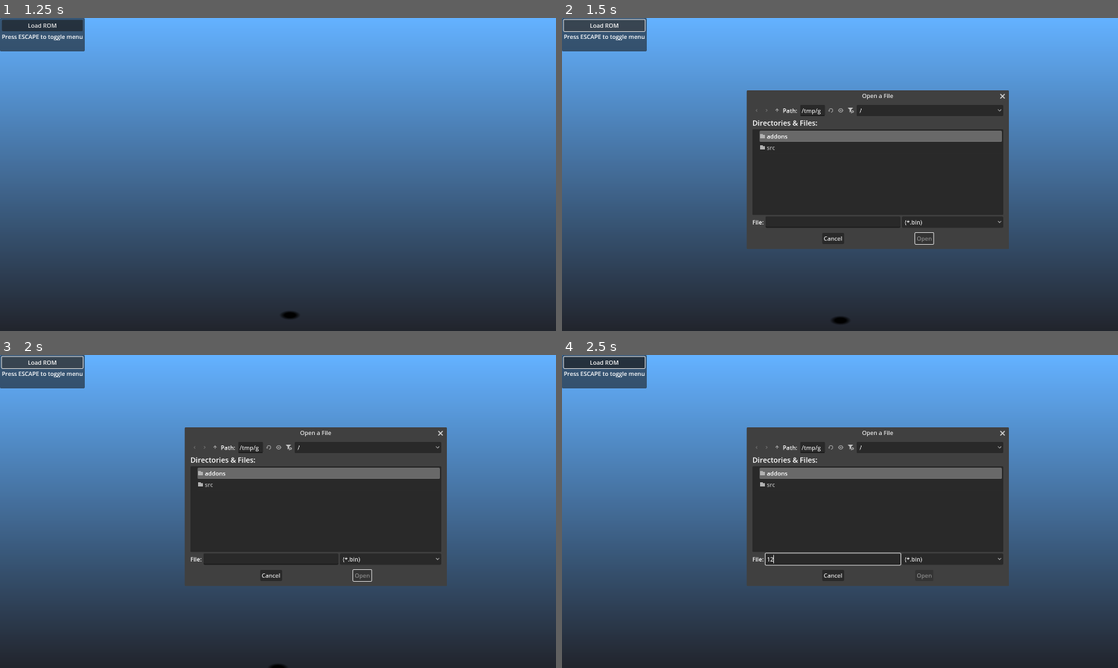
Above: before the commit, frames 1-4 (two rows, left to right).
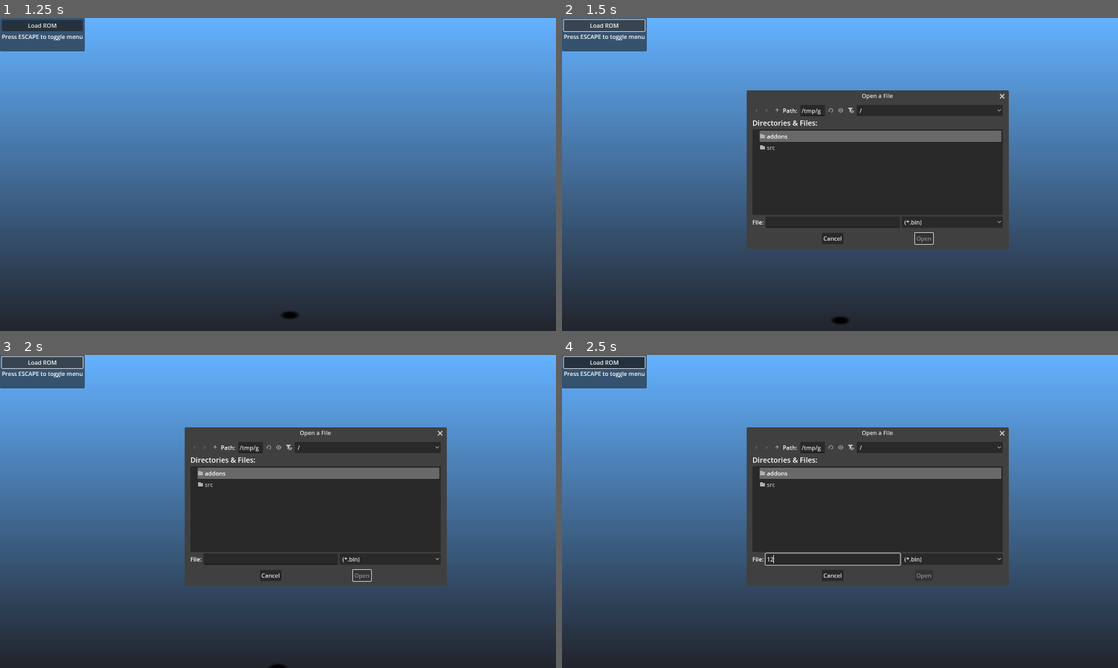
Above: after the commit, the same moments.

Repository: mrgudenheim/TacticsEngineG
Game: Godot game, scene res://src/Map/map_viewer.tscn
Two runs of this game, one before a commit and one after it. Both use one fixed random seed, a clock stepped at 60 frames per second and the inputs below.
Inputs (mouse positions are in pixels of both pictures, inside the frame that each line leads up to):
- Up to frame 1 (1.25 s): tap Enter (ui_accept) at 0.5, 0.77 s; move the mouse to (400, 158) at 0.52 s; hold D from 0.53 s (still down); tap Down (camera_down) at 0.6 s; click (400, 158) at 0.67 s
- Up to frame 2 (1.5 s): release D at 1.25 s; click "Load ROM" at 1.25 s
- Up to frame 3 (2 s): no input
- Up to frame 4 (2.5 s): click (834, 558) at 2.02 s; type "12" at 2.1 s

Frame 1 is identical in both runs. In frame 2, 0.1% of the frame differs, in the area x 47-81%, y 23-73%; in frame 3, 0.1%; in frame 4, 0.1%.
Error in both runs: Invalid access to property or key 'sequences' on a base object of type 'Nil'. (res://src/Unit/unit_animation_manager.gd:504)

Commit message:
added vfx id to ability_data

Diff:
--- a/src/file_formats/ability_data.gd
+++ b/src/file_formats/ability_data.gd
@@ -48,7 +48,7 @@
 var effect_text: String = "ability effect"
 
 var vfx_data: VisualEffectData # BATTLE.BIN offset="14F3F0" - table of Effect IDs used by Ability ID
-
+var vfx_id: int = 0
 
 
 func _init(new_id: int = 0) -> void:
@@ -64,6 +64,7 @@
 	animation_executing_id = RomReader.battle_bin_data.ability_animation_executing_ids[new_id] * 2
 	animation_text_id = RomReader.battle_bin_data.ability_animation_text_ids[new_id]
 	effect_text = RomReader.fft_text.battle_effect_text[animation_text_id]
+	vfx_id = RomReader.battle_bin_data.ability_effect_ids[new_id]
 
 	jp_cost = RomReader.scus_data.jp_costs[new_id]
 	chance_to_learn = RomReader.scus_data.chance_to_learn[new_id]
--- a/src/rom_reader.gd
+++ b/src/rom_reader.gd
@@ -32,7 +32,7 @@
 var shps: Array[Shp] = []
 var seqs: Array[Seq] = []
 var maps: Array[MapData] = []
-var effects: Array[VisualEffectData] = []
+var vfx: Array[VisualEffectData] = []
 var abilities: Array[AbilityData] = []
 
 @export_file("*.txt") var item_frames_csv_filepath: String = "res://src/fftae/frame_data_item.txt"
@@ -71,7 +71,7 @@
 	shps.clear()
 	seqs.clear()
 	maps.clear()
-	effects.clear()
+	vfx.clear()
 	abilities.clear()
 
 
